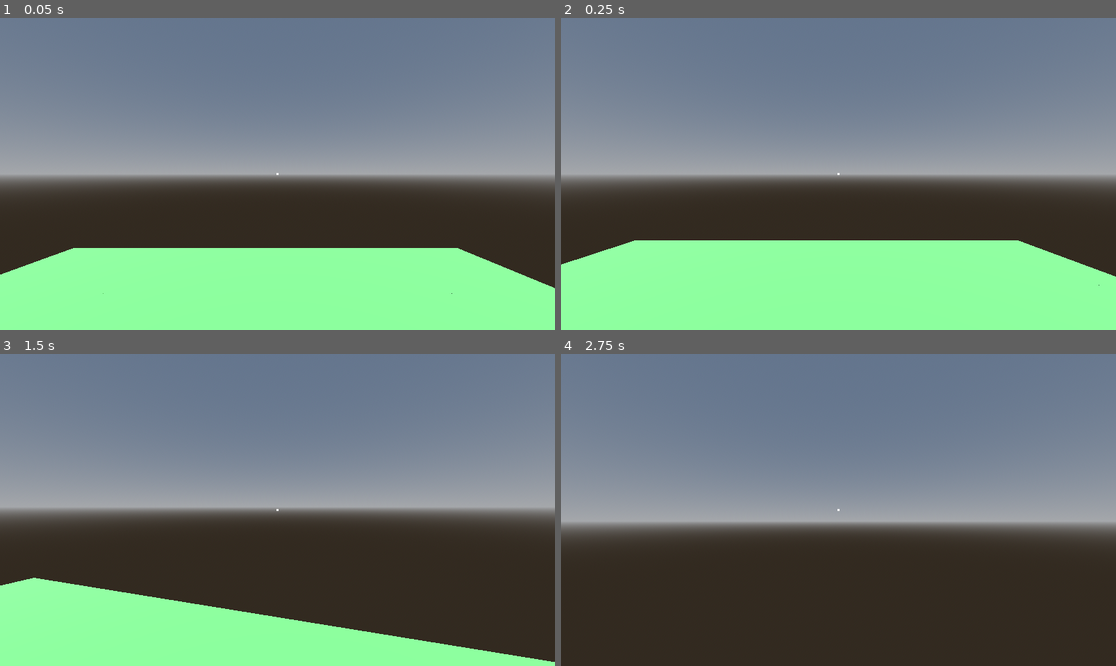
Above: before the commit, frames 1-4 (two rows, left to right).
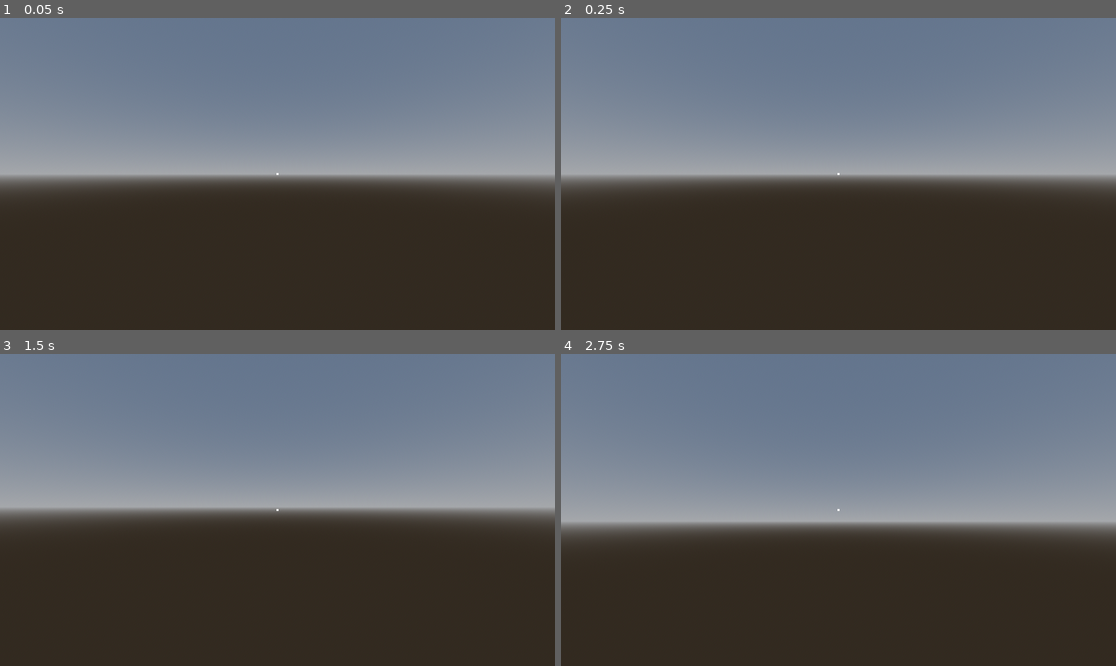
Above: after the commit, the same moments.

Repository: vuloi05/Minecraft
Game: Godot game, scene res://Main.tscn
Two runs of this game, one before a commit and one after it. Both use one fixed random seed, a clock stepped at 60 frames per second and the inputs below.
Inputs (mouse positions are in pixels of both pictures, inside the frame that each line leads up to):
- Up to frame 1 (0.05 s): no input
- Up to frame 2 (0.25 s): no input
- Up to frame 3 (1.5 s): tap Enter at 0.5 s; move the mouse to (305, 510) at 0.52 s; hold W from 0.53 s (still down); click (305, 510) at 0.67 s; tap Space at 0.77 s; move the mouse to (249, 510) at 1.27 s; click (249, 510) at 1.42 s
- Up to frame 4 (2.75 s): keep holding W; tap Space at 1.52 s; move the mouse to (849, 503) at 2.02 s; click (849, 503) at 2.17 s

The runs differ from the first frame. In frame 1, 25% of the frame differs, in the area x 0-100%, y 73-100%; in frame 2, 27%, in the area x 0-100%, y 71-100%; in frame 3, 16%; in frame 4, nothing differs.

Commit message:
feat: sinh dia hinh FastNoiseLite, toi uu Face Culling va tao NoiseTexture

Diff:
--- a/Main.tscn
+++ b/Main.tscn
@@ -31,7 +31,7 @@
 script = ExtResource("2_world")
 
 [node name="Player" type="CharacterBody3D" parent="."]
-transform = Transform3D(1, 0, 0, 0, 1, 0, 0, 0, 1, 8, 18, 8)
+transform = Transform3D(1, 0, 0, 0, 1, 0, 0, 0, 1, 8, 70, 8)
 script = ExtResource("1_script")
 
 [node name="CollisionShape3D" type="CollisionShape3D" parent="Player"]
--- a/world.gd
+++ b/world.gd
@@ -1,6 +1,9 @@
 extends Node3D
 
-const CHUNK_SIZE = 16
+const CHUNK_SIZE_X = 16
+const CHUNK_SIZE_Y = 64
+const CHUNK_SIZE_Z = 16
+
 var blocks = []
 
 var st = SurfaceTool.new()
@@ -9,33 +12,62 @@
 var collision_shape = CollisionShape3D.new()
 var material = StandardMaterial3D.new()
 
+var noise = FastNoiseLite.new()
+
 func _ready():
-	material.albedo_color = Color(0.4, 0.8, 0.4)
+	# Cấu hình Noise để sinh địa hình tự nhiên
+	noise.seed = randi()
+	noise.noise_type = FastNoiseLite.TYPE_SIMPLEX
+	noise.frequency = 0.05
+
+	# Tạo texture từ code (Vân đất/cỏ)
+	var noise_tex = FastNoiseLite.new()
+	noise_tex.seed = randi()
+	noise_tex.frequency = 0.5
+	var tex = NoiseTexture2D.new()
+	tex.noise = noise_tex
+	tex.width = 64
+	tex.height = 64
+
+	# Cấu hình Material
+	material.albedo_color = Color(0.3, 0.6, 0.2)
+	material.albedo_texture = tex
+	material.texture_filter = BaseMaterial3D.TEXTURE_FILTER_NEAREST
 
 	add_child(mesh_instance)
 	mesh_instance.add_child(static_body)
 	static_body.add_child(collision_shape)
 	static_body.add_to_group("blocks")
 
-	blocks.resize(CHUNK_SIZE)
-	for x in range(CHUNK_SIZE):
+	# Khởi tạo mảng 3D
+	blocks.resize(CHUNK_SIZE_X)
+	for x in range(CHUNK_SIZE_X):
 		blocks[x] = []
-		blocks[x].resize(CHUNK_SIZE)
-		for y in range(CHUNK_SIZE):
+		blocks[x].resize(CHUNK_SIZE_Y)
+		for y in range(CHUNK_SIZE_Y):
 			blocks[x][y] = []
-			blocks[x][y].resize(CHUNK_SIZE)
-			for z in range(CHUNK_SIZE):
-				blocks[x][y][z] = 1 # 1 = Đá
+			blocks[x][y].resize(CHUNK_SIZE_Z)
+			for z in range(CHUNK_SIZE_Z):
+				# Sinh địa hình bằng Noise
+				var terrain_height = int((noise.get_noise_2d(x, z) + 1.0) * 0.5 * 20) + 10 # Độ cao từ 10 đến 30
+				if y <= terrain_height:
+					blocks[x][y][z] = 1 # Đá/Đất
+				else:
+					blocks[x][y][z] = 0 # Không khí
 
-	print("Kích thước mảng: ", blocks.size(), "x", blocks[0].size(), "x", blocks[0][0].size())
 	update_chunk_mesh()
 
+func get_block(x: int, y: int, z: int) -> int:
+	if x < 0 or x >= CHUNK_SIZE_X or y < 0 or y >= CHUNK_SIZE_Y or z < 0 or z >= CHUNK_SIZE_Z:
+		return 0 # Không khí bên ngoài giới hạn
+	return blocks[x][y][z]
+
 func set_block(pos: Vector3, block_type: int):
-	var x = int(pos.x)
-	var y = int(pos.y)
-	var z = int(pos.z)
+	var x = int(round(pos.x))
+	var y = int(round(pos.y))
+	var z = int(round(pos.z))
 
-	if x >= 0 and x < CHUNK_SIZE and y >= 0 and y < CHUNK_SIZE and z >= 0 and z < CHUNK_SIZE:
+	if x >= 0 and x < CHUNK_SIZE_X and y >= 0 and y < CHUNK_SIZE_Y and z >= 0 and z < CHUNK_SIZE_Z:
 		blocks[x][y][z] = block_type
 		update_chunk_mesh()
 
@@ -44,11 +76,11 @@
 	st.set_material(material)
 
 	var has_blocks = false
-	for x in range(CHUNK_SIZE):
-		for y in range(CHUNK_SIZE):
-			for z in range(CHUNK_SIZE):
+	for x in range(CHUNK_SIZE_X):
+		for y in range(CHUNK_SIZE_Y):
+			for z in range(CHUNK_SIZE_Z):
 				if blocks[x][y][z] == 1:
-					create_block_mesh(Vector3(x, y, z))
+					create_block_mesh(x, y, z)
 					has_blocks = true
 
 	if has_blocks:
@@ -61,14 +93,28 @@
 
 func add_quad(v0: Vector3, v1: Vector3, v2: Vector3, v3: Vector3, normal: Vector3):
 	st.set_normal(normal)
+
+	st.set_uv(Vector2(0, 0))
 	st.add_vertex(v0)
+
+	st.set_uv(Vector2(1, 0))
 	st.add_vertex(v1)
+
+	st.set_uv(Vector2(1, 1))
 	st.add_vertex(v2)
+
+	st.set_uv(Vector2(0, 0))
 	st.add_vertex(v0)
+
+	st.set_uv(Vector2(1, 1))
 	st.add_vertex(v2)
+
+	st.set_uv(Vector2(0, 1))
 	st.add_vertex(v3)
 
-func create_block_mesh(pos: Vector3):
+func create_block_mesh(x: int, y: int, z: int):
+	var pos = Vector3(x, y, z)
+
 	var v0 = pos + Vector3(-0.5, -0.5, -0.5)
 	var v1 = pos + Vector3(0.5, -0.5, -0.5)
 	var v2 = pos + Vector3(0.5, 0.5, -0.5)
@@ -79,14 +125,20 @@
 	var v7 = pos + Vector3(-0.5, 0.5, 0.5)
 
 	# Front (+Z)
-	add_quad(v4, v7, v6, v5, Vector3(0, 0, 1))
+	if get_block(x, y, z + 1) == 0:
+		add_quad(v4, v7, v6, v5, Vector3(0, 0, 1))
 	# Back (-Z)
-	add_quad(v1, v2, v3, v0, Vector3(0, 0, -1))
+	if get_block(x, y, z - 1) == 0:
+		add_quad(v1, v2, v3, v0, Vector3(0, 0, -1))
 	# Right (+X)
-	add_quad(v5, v6, v2, v1, Vector3(1, 0, 0))
+	if get_block(x + 1, y, z) == 0:
+		add_quad(v5, v6, v2, v1, Vector3(1, 0, 0))
 	# Left (-X)
-	add_quad(v0, v3, v7, v4, Vector3(-1, 0, 0))
+	if get_block(x - 1, y, z) == 0:
+		add_quad(v0, v3, v7, v4, Vector3(-1, 0, 0))
 	# Top (+Y)
-	add_quad(v7, v3, v2, v6, Vector3(0, 1, 0))
+	if get_block(x, y + 1, z) == 0:
+		add_quad(v7, v3, v2, v6, Vector3(0, 1, 0))
 	# Bottom (-Y)
-	add_quad(v0, v4, v5, v1, Vector3(0, -1, 0))
+	if get_block(x, y - 1, z) == 0:
+		add_quad(v0, v4, v5, v1, Vector3(0, -1, 0))
